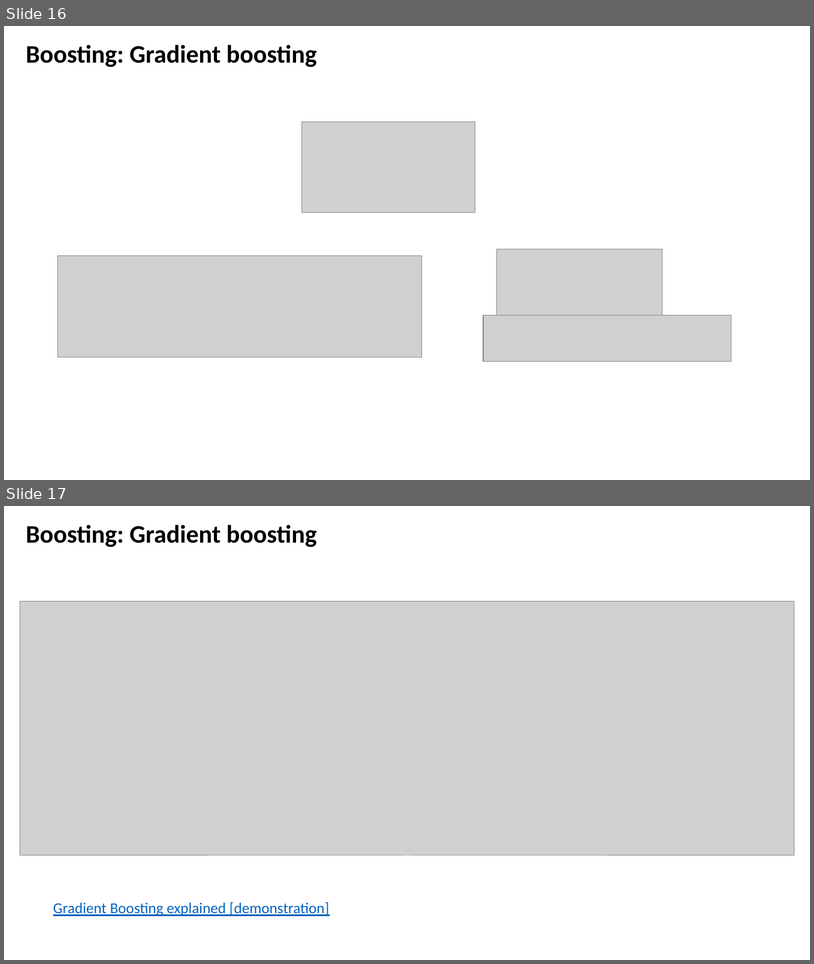
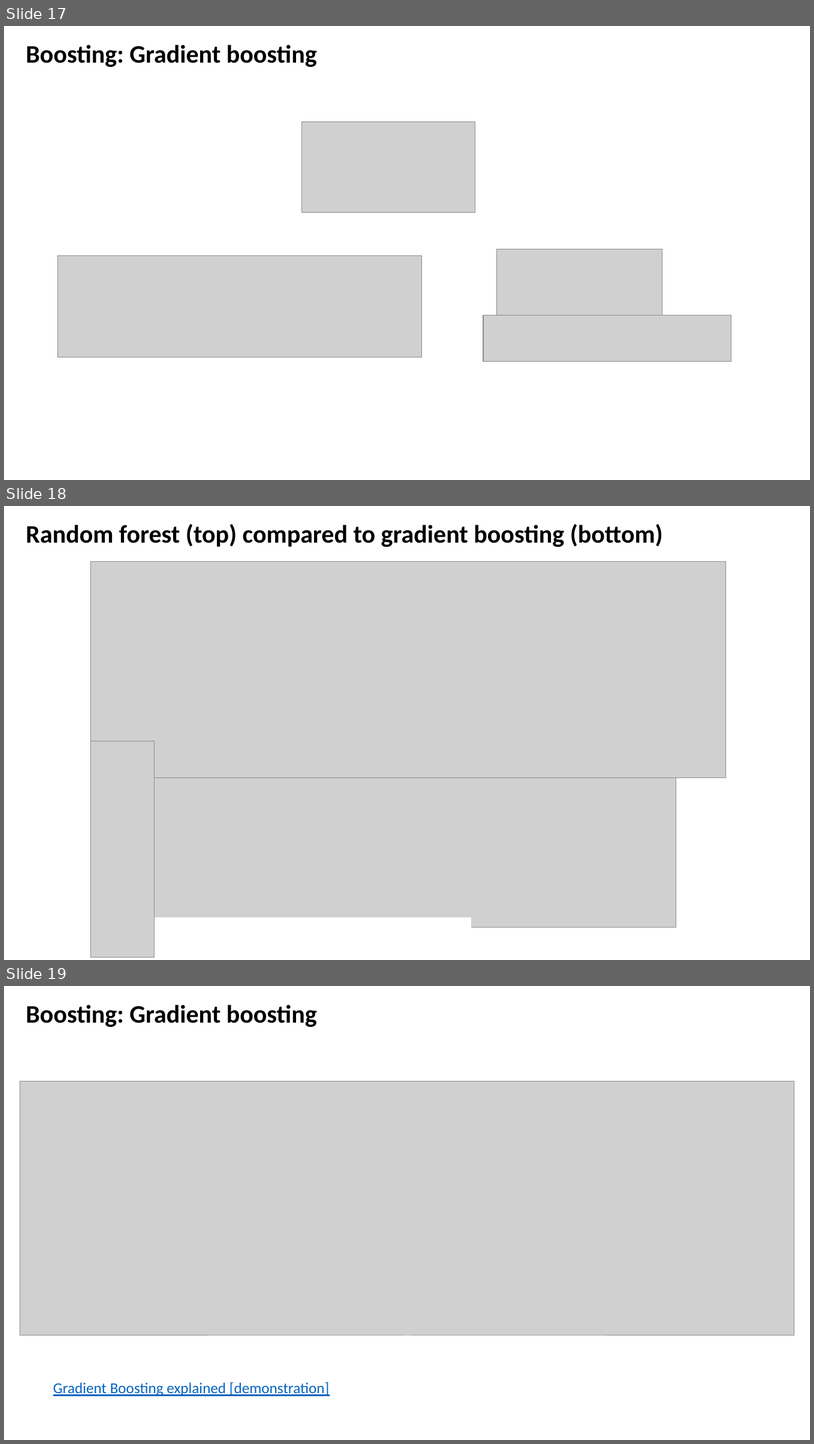
Before and after one commit to CompOmics/ML_AI_Analytical_Chemistry_Course, a slide deck: 03_Evaluation/slides/3_3_ensemble_learning.pptx. Shown one above the other, each under a label of ours: slides 16 and 17 before the commit, slides 17, 18 and 19 after it. The pictures are 814x964 and 814x1444 pixels, drawn with LibreOffice and Linux fonts; fonts in the diff are those of the drawing; grey boxes stand for pictures. Boxes give left, top, right and bottom in pixels: in the first picture for what was removed or moved away, otherwise in the second. Text is boxed around its words. In the diff, an @@ line names an element or a change of style, - is before the commit and + after.

```diff
--- a/03_Evaluation/slides/3_3_ensemble_learning.pptx
+++ b/03_Evaluation/slides/3_3_ensemble_learning.pptx
@@ slide 18 added at box(4, 506, 810, 960), background #FFFFFF @@
@@ text added at box(26, 524, 663, 547), 30 pt, text #000000, bold @@
+Random forest (top) compared to gradient boosting (bottom)
@@ picture added at box(91, 561, 726, 777) @@
@@ picture added at box(91, 741, 155, 957) @@
@@ picture added at box(155, 747, 677, 927) @@
@@ rectangle added at box(123, 918, 470, 951), fill #FFFFFF, outline #FFFFFF 1 pt @@
@@ what was slide 16 is now slide 17 @@
@@ what was slide 17 is now slide 19 @@
```
Also in this commit, not shown: 1 other slide added.
